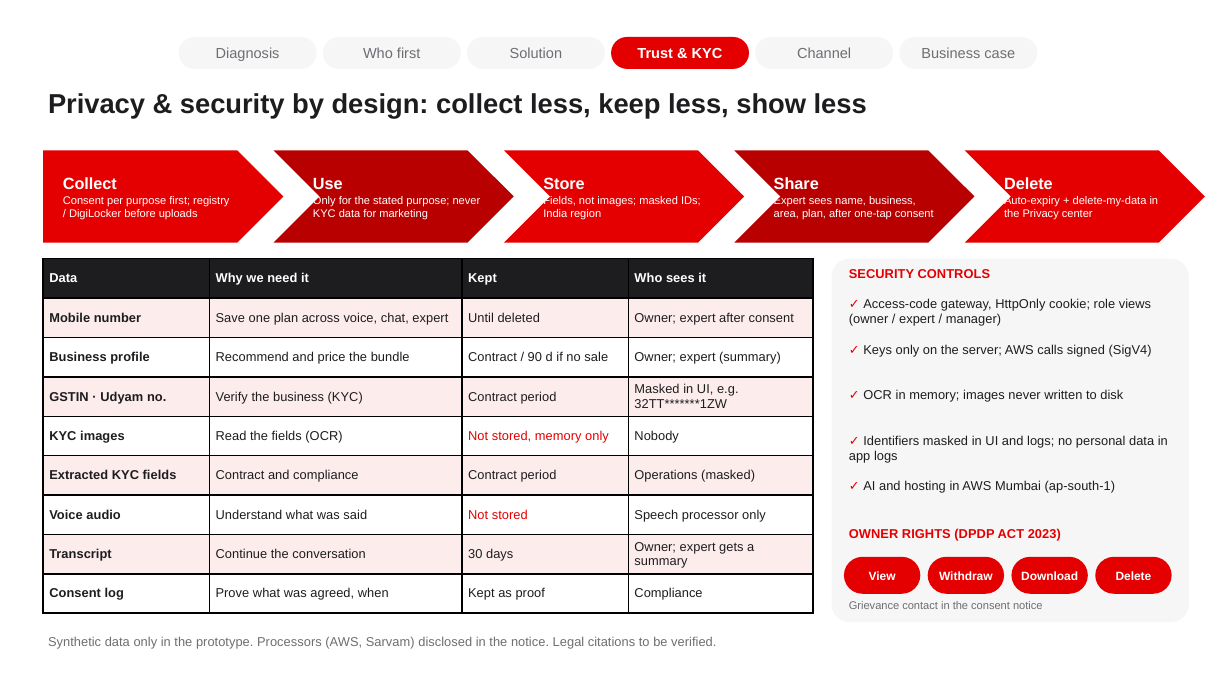
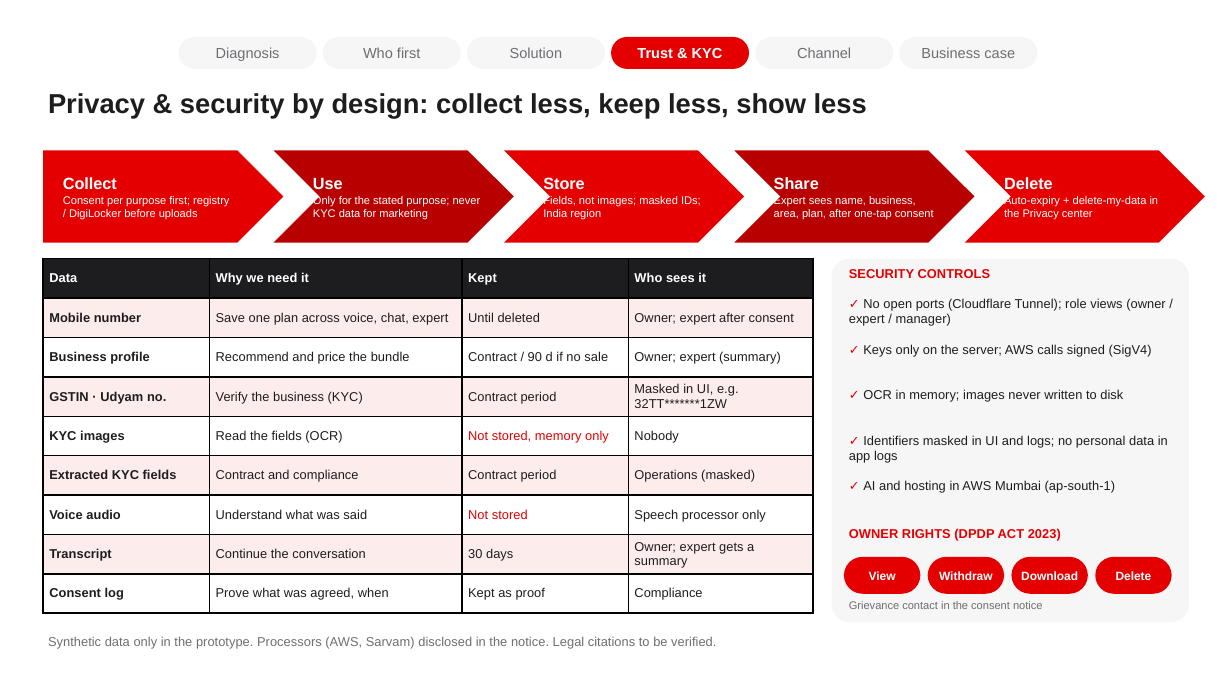
Before and after one commit to jntbatra/udyam-digital, a slide deck: slide 10 of docs/deck/Accel_UdyamDigital_TrackA_v2.pptx. Drawn at 1232x693 pixels with LibreOffice and Linux fonts; fonts in the diff are those of the drawing; background and template pictures are left out. Boxes give left, top, right and bottom in pixels: in the first picture for what was removed or moved away, otherwise in the second. Text is boxed around its words. In the diff, an @@ line names an element or a change of style, - is before the commit and + after.

```diff
--- a/docs/deck/Accel_UdyamDigital_TrackA_v2.pptx
+++ b/docs/deck/Accel_UdyamDigital_TrackA_v2.pptx
@@ text at box(849, 298, 1165, 326): text changed @@
-✓ Access-code gateway, HttpOnly cookie; role views (owner / expert / manager)
+✓ No open ports (Cloudflare Tunnel); role views (owner / expert / manager)
```
Also in this commit, not shown: 1 other slide changed, 18 other files.
